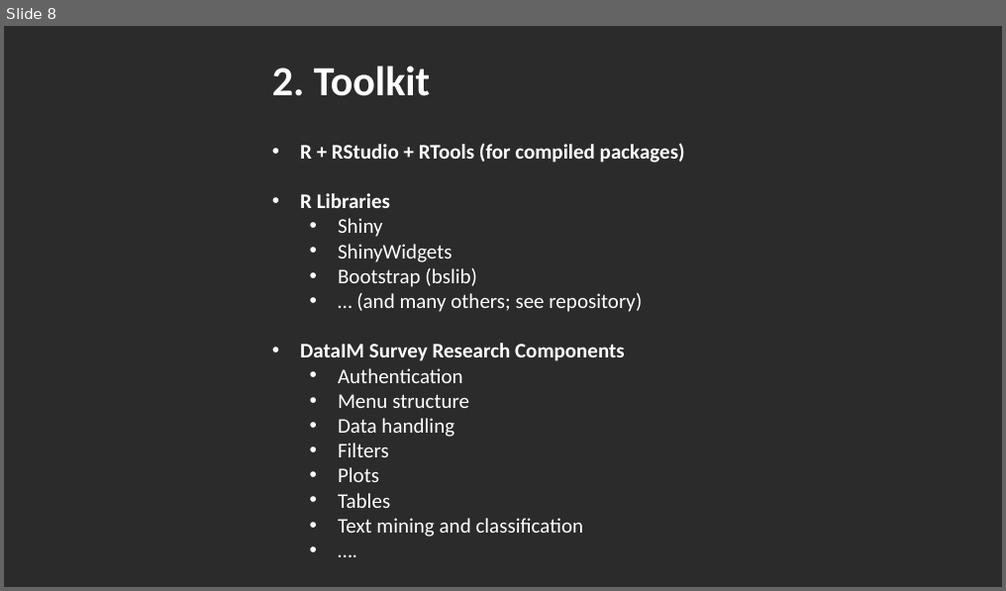
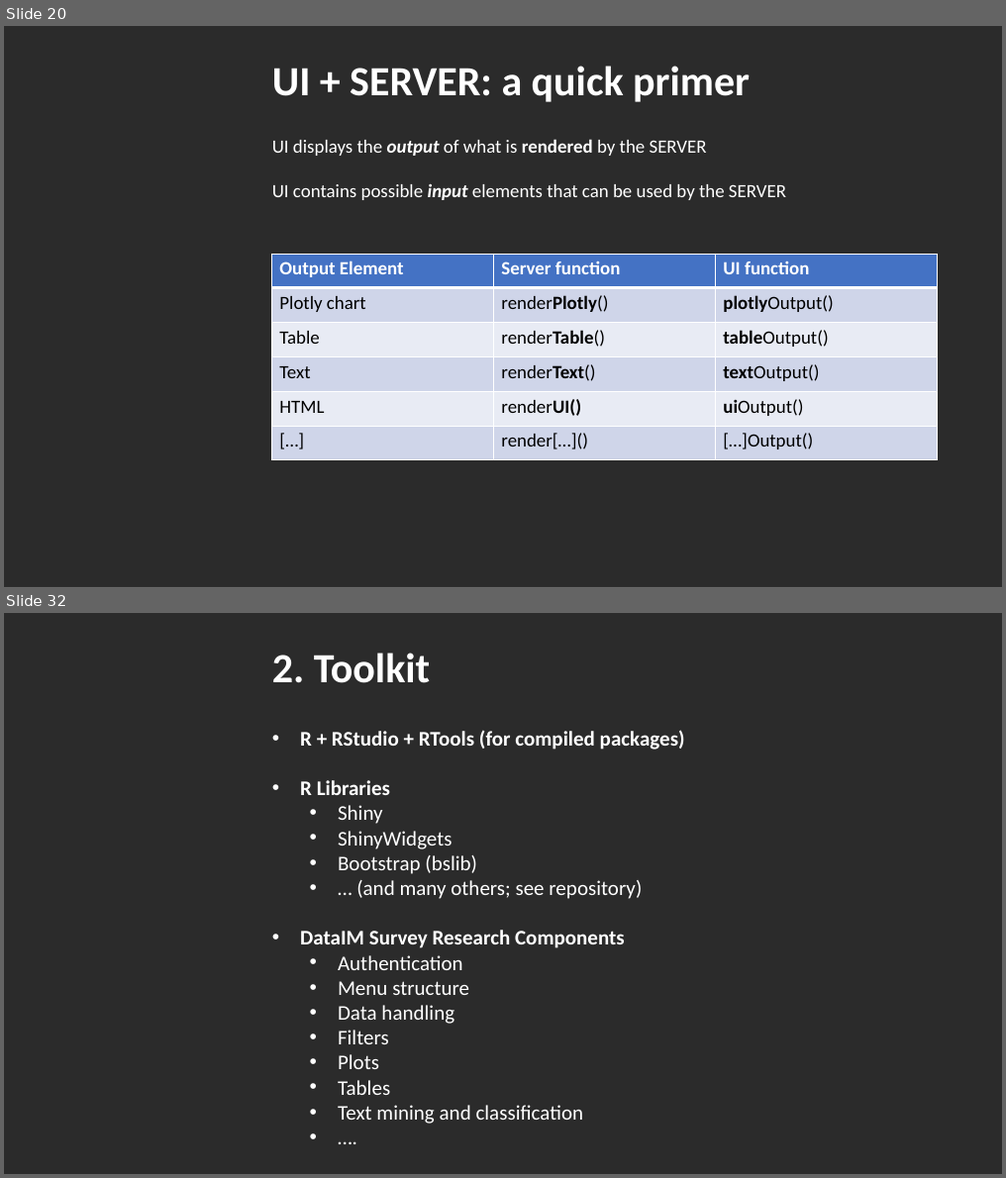
Before and after one commit to DataIMLabs/MIE2024, a slide deck: presentation/session1/MIE2024-DataIM-Masterclass-Session1.pptx. Shown one above the other, each under a label of ours: slide 8 before the commit, slides 20 and 32 after it; the slides between them are not shown. The pictures are 1006x591 and 1006x1178 pixels, drawn with LibreOffice and Linux fonts; fonts in the diff are those of the drawing; background and template pictures are left out; a plain dark background stands for a picture behind light text. Boxes give left, top, right and bottom in pixels: in the first picture for what was removed or moved away, otherwise in the second. Text is boxed around its words. In the diff, an @@ line names an element or a change of style, - is before the commit and + after.

```diff
--- a/presentation/session1/MIE2024-DataIM-Masterclass-Session1.pptx
+++ b/presentation/session1/MIE2024-DataIM-Masterclass-Session1.pptx
@@ slide 20 added at <box>4,26,1002,587</box>, background picture (left out) @@
@@ text added at <box>272,66,749,102</box>, 40 pt, text #FFFFFF, bold @@
+UI + SERVER: a quick primer
@@ text added at <box>272,139,786,200</box>, 18 pt, text #FFFFFF @@
+UI displays the output of what is rendered by the SERVER
+UI contains possible input elements that can be used by the SERVER
@@ table added at <box>272,254,937,461</box>, 6 rows, 3 columns @@
+Output Element | Server function | UI function
+Plotly chart | renderPlotly() | plotlyOutput()
+Table | renderTable() | tableOutput()
+Text | renderText() | textOutput()
+HTML | renderUI() | uiOutput()
+[…] | render[…]() | […]Output()
@@ what was slide 8 is now slide 32 @@
```
Also in this commit, not shown: 9 slides changed, 20 other slides added, 2 slides removed, 6 other files.
